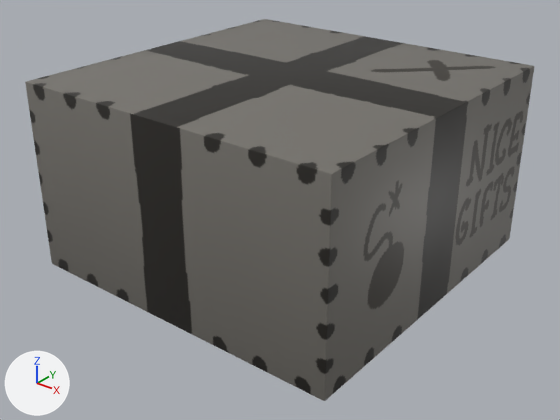
Before and after pictures for a commit that changed the Blender file Assets/Models/box.blend.
The view is the same before and after, from a 50 mm lens placed at (2.58, -3.29, 1.75), pointed at (0.04, -0.12, -0.22). Arrows for +X, +Y and +Z are at lower left; the lights stay in place.

The first picture shows 'Package'.
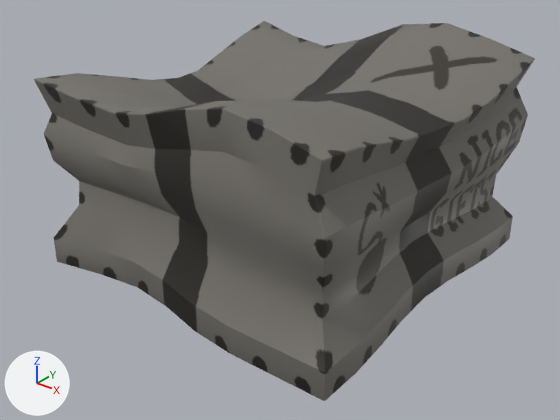
The newer file adds a shape key; the second version is drawn at full value of the shape key 'Damaged' of 'Package', and the change is written as the vertex moves it makes.

What differs and where, as boxes [x1, y1, x2, y2] in the pictures (560 x 420 px):
'Package', reshaped
    before: [25, 19, 534, 401]
    after: [34, 21, 535, 401]
part 1 of me_cube, built on
    before: [25, 19, 534, 391]
    after: [34, 21, 535, 391]

Edits to the bpy script that builds the scene:
```text
Change me_cube:
    used by ob_package; location = (0.0, 0.0, 0.0)
    remove me_cube.from_pydata(...)  # 56 vertices, 54 faces; spans x -1.0..1.0, y -1.0..1.0, z -0.56..0.56
    add me_cube.from_pydata(...)  # 524 vertices, 522 faces; spans x -1.06..1.0, y -1.0..1.02, z -0.56..0.73
    me_cube part 1: 25 vertices moved from x -1.0..1.0, y -1.0..1.0, z -0.56..0.56 to x -1.06..1.0, y -0.98..0.99, z -0.54..0.61; 10 vertices removed from x -1.0..1.0, y -1.0..1.0, z -0.56..0.56; 478 vertices added at x -1.06..1.0, y -1.0..1.02, z -0.56..0.73
```
